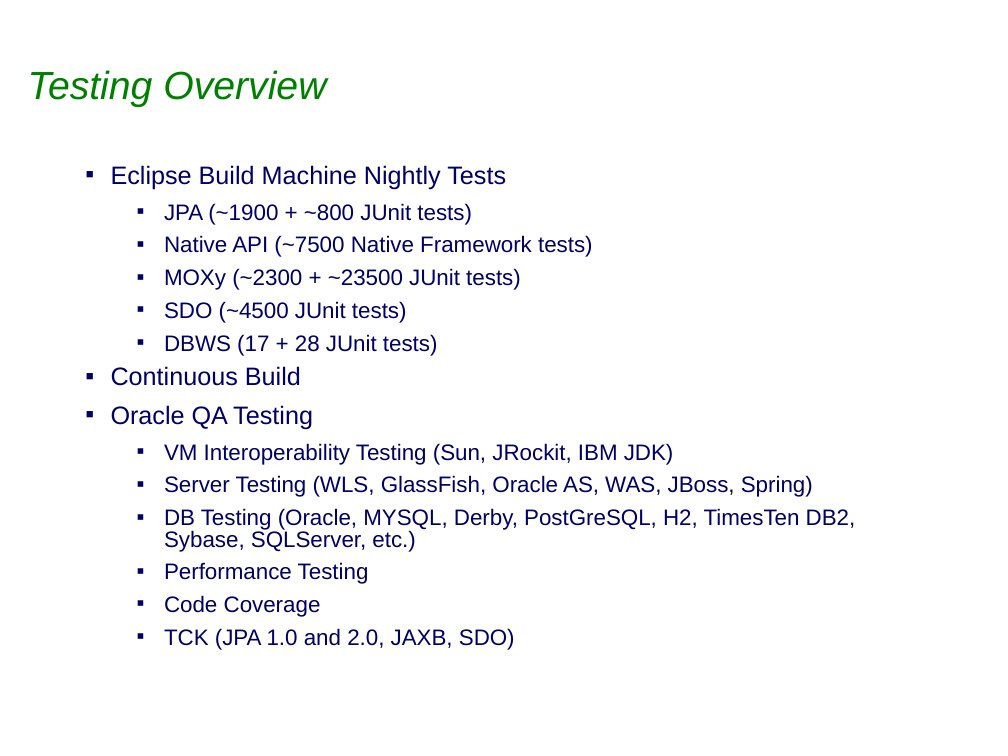
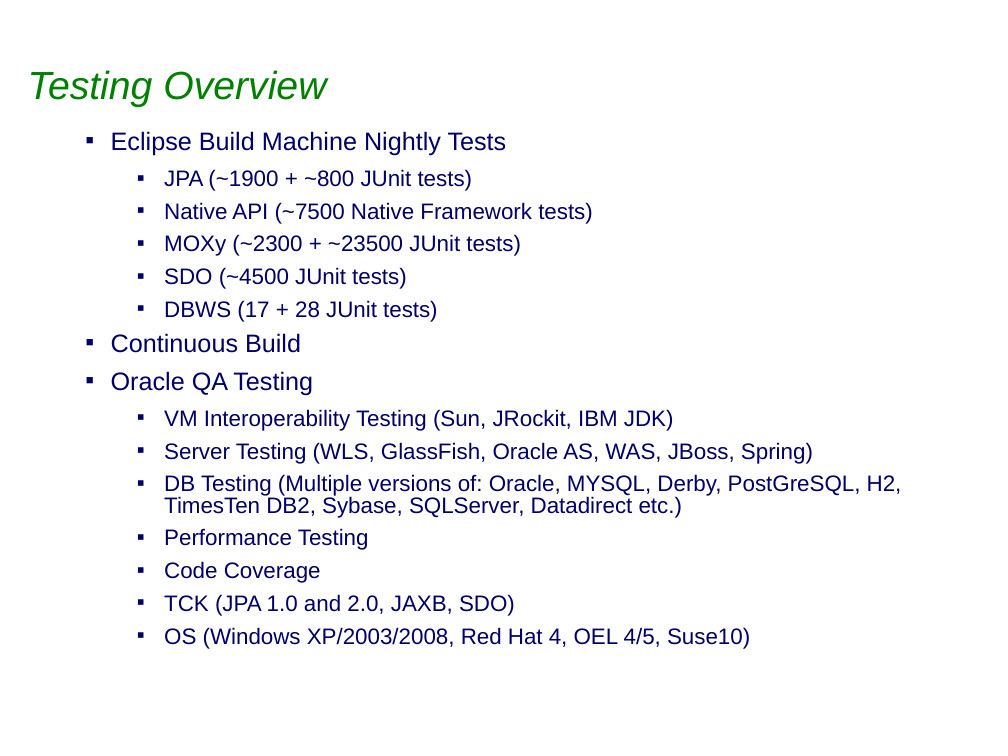
Before and after one commit to sabineheider/incubator, a slide deck: slide 2 of summit-2010/EclipseLink-Testing.ppt. Drawn at 1008x756 pixels with LibreOffice and Linux fonts; fonts in the diff are those of the drawing; background and template pictures are left out. Boxes give left, top, right and bottom in pixels: in the first picture for what was removed or moved away, otherwise in the second. Text is boxed around its words. In the diff, an @@ line names an element or a change of style, - is before the commit and + after.

Commit message:
Updates to Testing and Weaving, addition of weaving example

```diff
--- a/summit-2010/EclipseLink-Testing.ppt
+++ b/summit-2010/EclipseLink-Testing.ppt
@@ text "Eclipse Build Machine Nightly Tests": place and size @@
-text "Eclipse Build Machine Nightly Tests" at bbox=[111, 165, 856, 650]
+text "Eclipse Build Machine Nightly Tests" at bbox=[111, 131, 902, 649]
@@ text at bbox=[164, 474, 902, 518]: text changed @@
-  ▪ DB Testing (Oracle, MYSQL, Derby, PostGreSQL, H2, TimesTen DB2, Sybase, SQLServer, etc.)
+  ▪ DB Testing (Multiple versions of: Oracle, MYSQL, Derby, PostGreSQL, H2, TimesTen DB2, Sybase, SQLServer, Datadirect etc.)
@@ text at bbox=[164, 627, 750, 649]: paragraph added @@
+  ▪ OS (Windows XP/2003/2008, Red Hat 4, OEL 4/5, Suse10)
```
Also in this commit, not shown: 1 other slide changed, 2 slides added, 9 other files.
